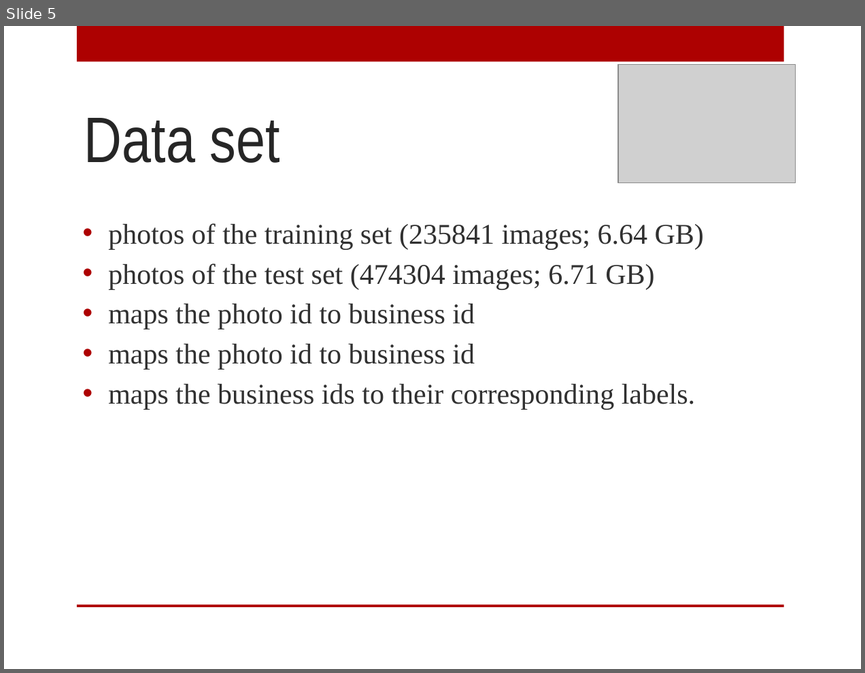
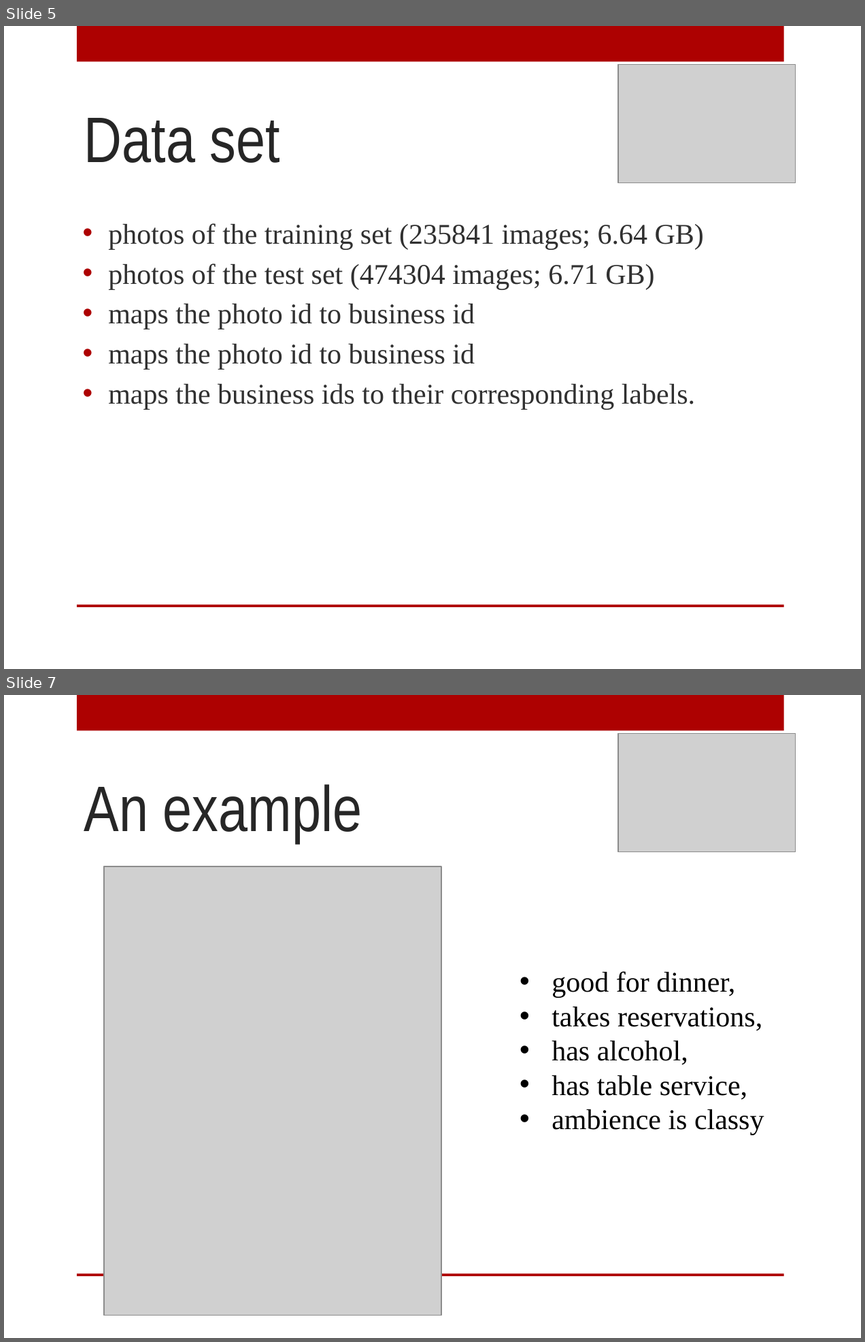
Before and after one commit to AnyaRum/Data_science_intensive_capstone_project, a slide deck: Yelp_capstone_project.pptx. Shown one above the other, each under a label of ours: slide 5 before the commit, slides 5 and 7 after it; the slides between them are not shown. The pictures are 865x673 and 865x1342 pixels, drawn with LibreOffice and Linux fonts; fonts in the diff are those of the drawing; grey boxes stand for pictures; background and template pictures are left out. Boxes give left, top, right and bottom in pixels: in the first picture for what was removed or moved away, otherwise in the second. Text is boxed around its words. In the diff, an @@ line names an element or a change of style, - is before the commit and + after.

```diff
--- a/Yelp_capstone_project.pptx
+++ b/Yelp_capstone_project.pptx
@@ slide 7 added at <box>4,695,861,1338</box>, background picture (left out); not listed: 2 template elements that a slide beside it also shows @@
@@ picture added at <box>618,734,796,852</box> @@
@@ title added at <box>84,784,362,843</box>, 54 pt, text #262626 @@
+An example
@@ picture added at <box>104,866,442,1315</box> @@
@@ text added at <box>551,971,764,1135</box>, 24 pt, text #000000 @@
+• good for dinner,
+• takes reservations,
+• has alcohol,
+• has table service,
+• ambience is classy
```
Also in this commit, not shown: 3 slides changed, 18 other slides added, 3 slides removed, 2 other files.
